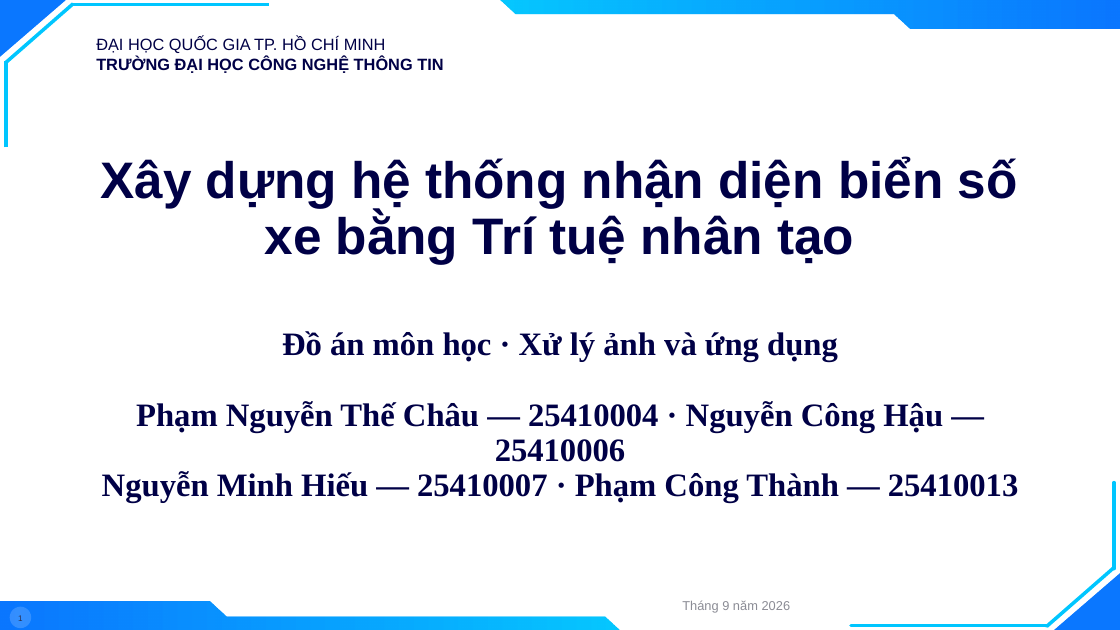
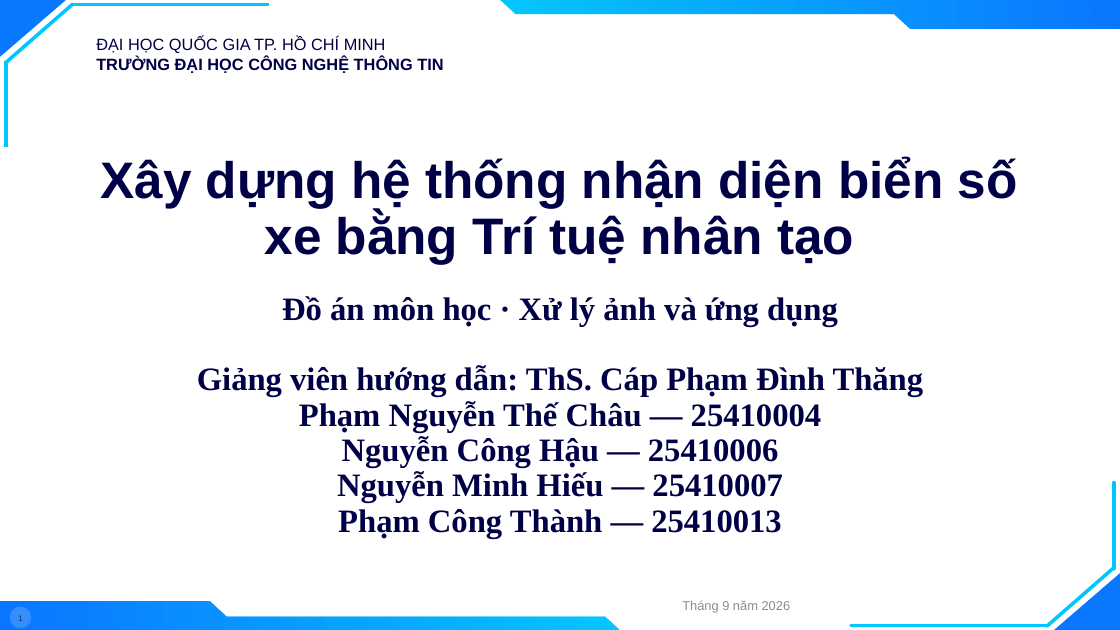
Before and after one commit to hieunguyen2604/alpr-do-an-mon-hoc, a slide deck: slide 1 of nop/02-slide-mon-hoc.pptx. Drawn at 1120x630 pixels with LibreOffice and Linux fonts; fonts in the diff are those of the drawing; background and template pictures are left out. Boxes give left, top, right and bottom in pixels: in the first picture for what was removed or moved away, otherwise in the second. Text is boxed around its words. In the diff, an @@ line names an element or a change of style, - is before the commit and + after.

```diff
--- a/nop/02-slide-mon-hoc.pptx
+++ b/nop/02-slide-mon-hoc.pptx
@@ subtitle at [197, 296, 924, 538]: text changed @@
-Đồ án môn học · Xử lý ảnh và ứng dụng
-Phạm Nguyễn Thế Châu — 25410004 · Nguyễn Công Hậu — 25410006
-Nguyễn Minh Hiếu — 25410007 · Phạm Công Thành — 25410013
+Đồ án môn học · Xử lý ảnh và ứng dụng
+Giảng viên hướng dẫn: ThS. Cáp Phạm Đình Thăng
+Phạm Nguyễn Thế Châu — 25410004
+Nguyễn Công Hậu — 25410006
+Nguyễn Minh Hiếu — 25410007
+Phạm Công Thành — 25410013
```
Also in this commit, not shown: 7 other slides changed, 8 slides added, 1 slide removed, 28 other files.
